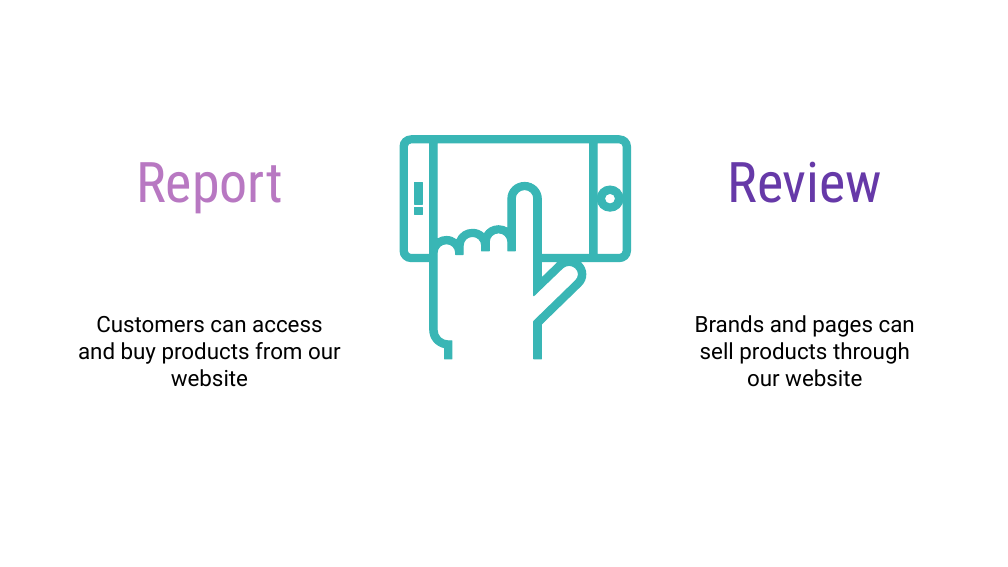
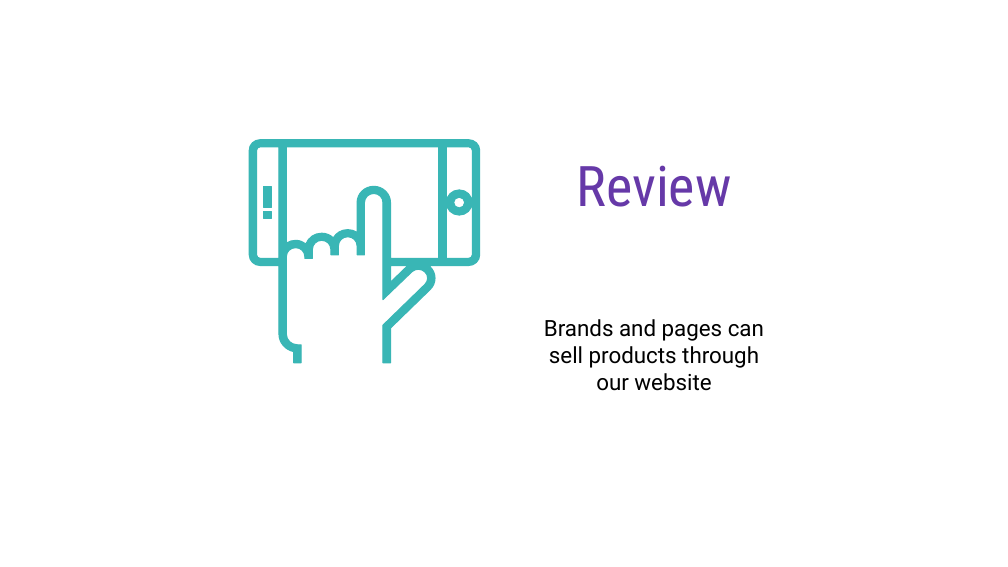
Before and after one commit to Maliha-Zaman/Spectrum, a slide deck: slide 5 of Presentations/Spectrum_FullSlide.pptx (slide 6 before the commit). Drawn at 1008x567 pixels with LibreOffice and Linux fonts; fonts in the diff are those of the drawing. Boxes give left, top, right and bottom in pixels: in the first picture for what was removed or moved away, otherwise in the second. Text is boxed around its words. In the diff, an @@ line names an element or a change of style, - is before the commit and + after.

```diff
--- a/Presentations/Spectrum_FullSlide.pptx
+++ b/Presentations/Spectrum_FullSlide.pptx
@@ text removed at box(136, 162, 282, 214) @@
-Report
@@ 4 freeform shapes, 2 texts: place and size @@
-4 freeform shapes, 2 texts at box(400, 136, 915, 387)
+4 freeform shapes, 2 texts at box(249, 140, 764, 391)
@@ text removed at box(78, 316, 341, 387) @@
-Customers can access and buy products from our website
```
Also in this commit, not shown: 2 other slides changed, 2 slides added, 4 slides removed, 29 other files.
